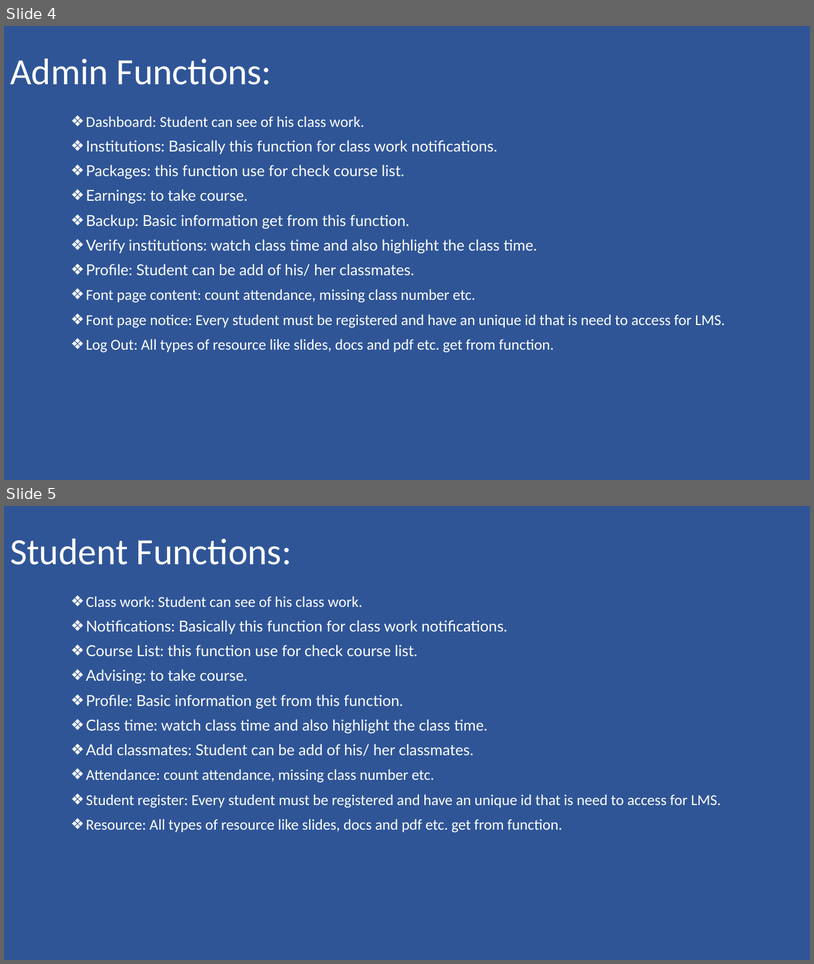
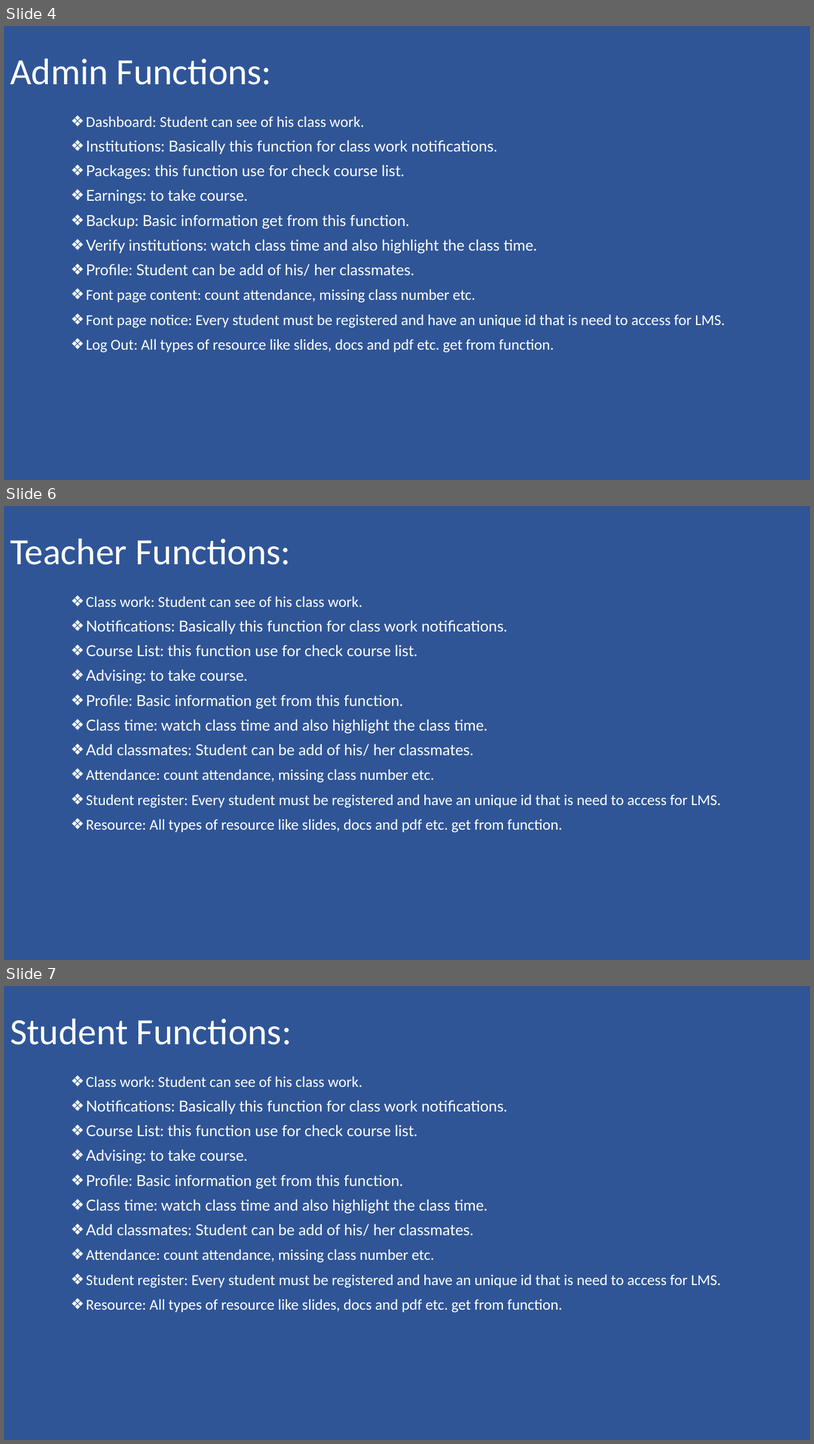
Before and after one commit to maruf1020/CSE499SU20Group1SAA3NSU, a slide deck: Documention/Group project proposal/Presentation.pptx. Shown one above the other, each under a label of ours: slides 4 and 5 before the commit, slides 4, 6 and 7 after it; the slides between them are not shown. The pictures are 814x964 and 814x1444 pixels, drawn with LibreOffice and Linux fonts; fonts in the diff are those of the drawing. Boxes give left, top, right and bottom in pixels: in the first picture for what was removed or moved away, otherwise in the second. Text is boxed around its words. In the diff, an @@ line names an element or a change of style, - is before the commit and + after.

Commit message:
Create Teacher Function
added Teacher Function on presentation file

```diff
--- a/Documention/Group project proposal/Presentation.pptx
+++ b/Documention/Group project proposal/Presentation.pptx
@@ slide 6 added at (x1=4, y1=506, x2=810, y2=960), background #2F5597 @@
@@ title added at (x1=10, y1=538, x2=291, y2=565), 44 pt, text #FFFFFF @@
+Teacher Functions:
@@ text added at (x1=86, y1=596, x2=722, y2=832), 18 pt, text #FFFFFF @@
+❖ Class work: Student can see of his class work.
+❖ Notifications: Basically this function for class work notifications.
+❖ Course List: this function use for check course list.
+❖ Advising: to take course.
+❖ Profile: Basic information get from this function.
+❖ Class time: watch class time and also highlight the class time.
+❖ Add classmates: Student can be add of his/ her classmates.
+❖ Attendance: count attendance, missing class number etc.
+❖ Student register: Every student must be registered and have an unique id that is need to access for LMS.
+❖ Resource: All types of resource like slides, docs and pdf etc. get from function.
@@ what was slide 5 is now slide 7 @@
```
Also in this commit, not shown: 1 slide changed.
